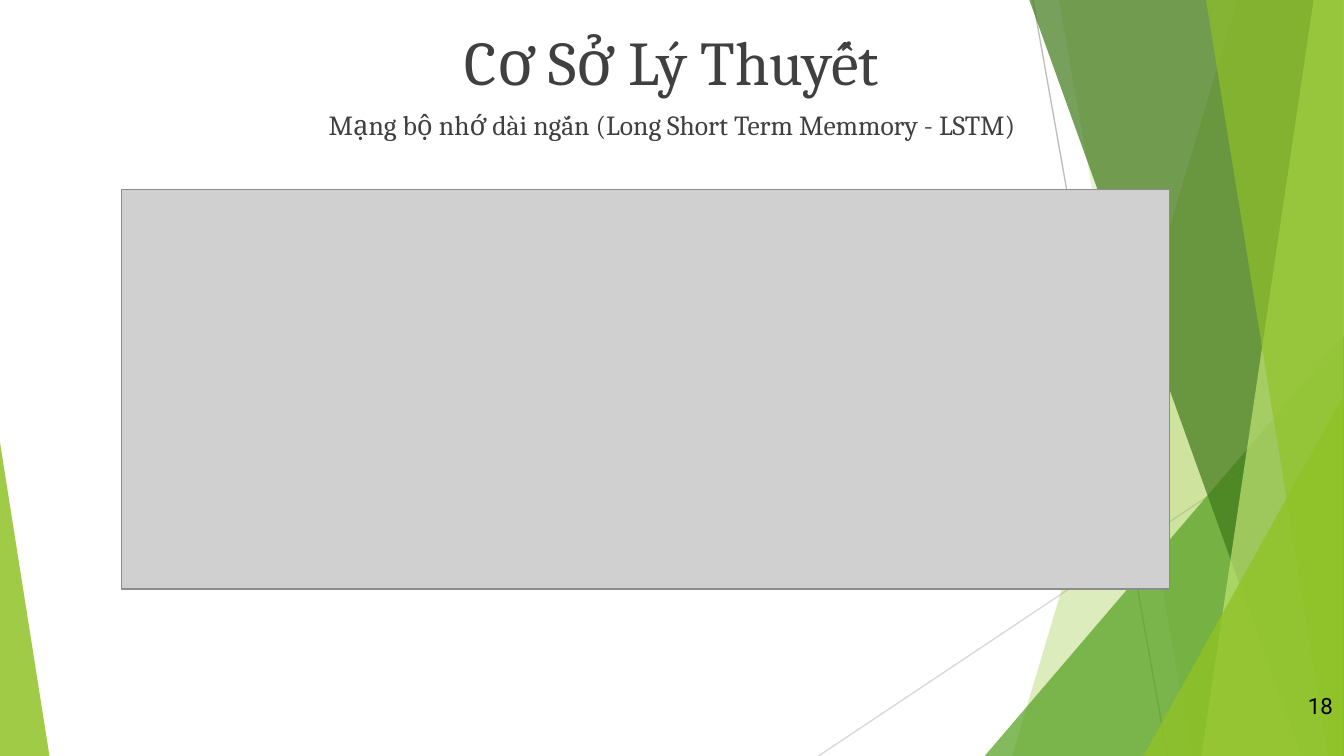
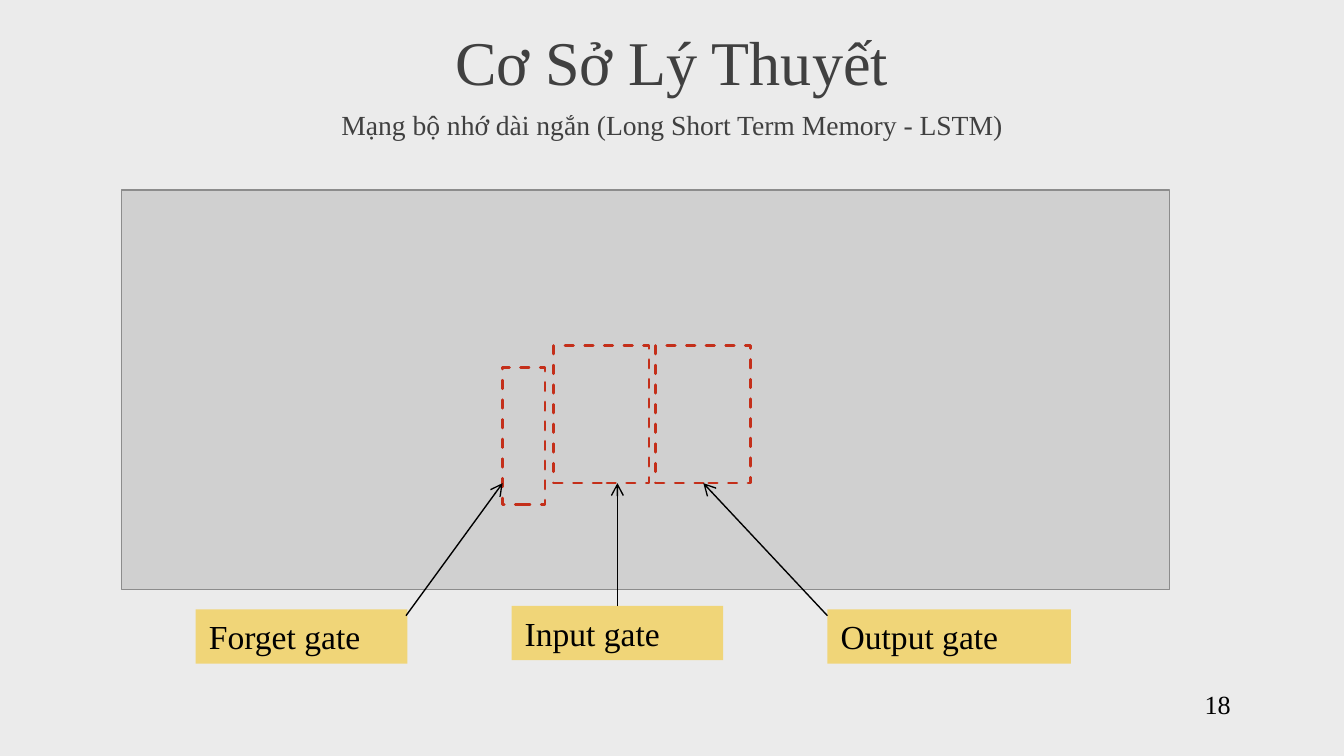
Before and after one commit to vanvibig/BaoCaoLuanVan, a slide deck: slide 18 of LVTN_Vi.pptx. Drawn at 1344x756 pixels with LibreOffice and Linux fonts; fonts in the diff are those of the drawing; grey boxes stand for pictures. Boxes give left, top, right and bottom in pixels: in the first picture for what was removed or moved away, otherwise in the second. Text is boxed around its words. In the diff, an @@ line names an element or a change of style, - is before the commit and + after.

```diff
--- a/LVTN_Vi.pptx
+++ b/LVTN_Vi.pptx
@@ background #FFFFFF to #EBEBEB @@
@@ text "Cơ Sở Lý Thuyết" at [455, 40, 888, 97]: font Cambria to Times New Roman @@
@@ text at [341, 115, 1003, 140]: text changed; font Cambria to Times New Roman @@
-Mạng bộ nhớ dài ngắn (Long Short Term Memmory - LSTM)
+Mạng bộ nhớ dài ngắn (Long Short Term Memory - LSTM)
@@ rectangle added at [554, 345, 649, 482], outline #C42F1A 1.5 pt dashed @@
@@ rectangle added at [656, 345, 751, 482], outline #C42F1A 1.5 pt dashed @@
@@ rectangle added at [503, 367, 544, 504], outline #C42F1A 1.5 pt dashed @@
@@ group removed at [0, 0, 1344, 756]: 5 freeform shapes, 3 triangles, 2 lines @@
@@ arrow added from (406, 616) to (503, 482), #000000 0.75 pt @@
@@ arrow added from (617, 606) to (617, 482), #000000 0.75 pt @@
@@ arrow added from (828, 616) to (703, 482), #000000 0.75 pt @@
@@ rectangle added at [196, 609, 407, 663], fill #F0D578, 18 pt, text #000000 @@
+Forget gate
@@ rectangle added at [512, 606, 723, 660], fill #F0D578, 18 pt, text #000000 @@
+Input gate
@@ rectangle added at [828, 609, 1071, 663], fill #F0D578, 18 pt, text #000000 @@
+Output gate
@@ page number: place and size @@
-page number at [1308, 698, 1333, 714]
+page number at [1205, 696, 1231, 715]
@@ page number at [1205, 696, 1231, 715]: size 12 to 14 pt, font Roboto to Times New Roman @@
```
Also in this commit, not shown: 35 other slides changed, 2 slides added, 1 slide removed, 1 other file.
